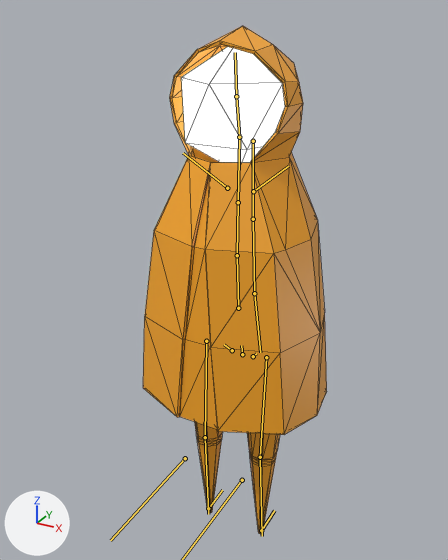
What one commit did to the glTF model game-jam-behavior-2025/assets/character/character_v1.glb.
Camera for both pictures: a 50 mm lens placed at (0.959, -1.842, 2.054), pointed at (-0.041, -0.023, 1.144). Lighting does not change. The marker at lower left points along +X, +Y and +Z. Both versions are drawn at frame 1 of the action 'JumpStart'; the numbers are the values there. The bones that bend it are drawn over the model as lines. Mesh edges are drawn as thin lines.
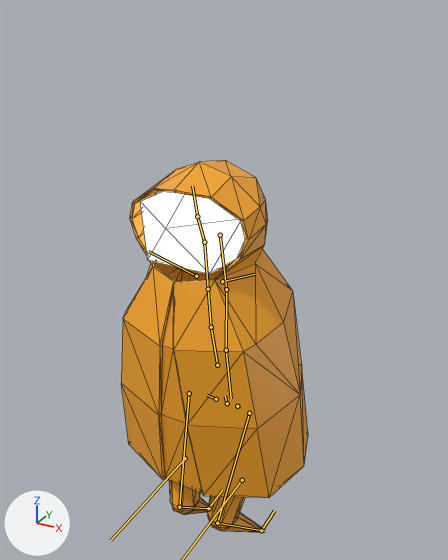
Scene script edits in JSON lines:
```json
{"block": "bone_spine", "where": "bone_spine = bpy.data.objects['metarig'].pose.bones['spine']"}
{"op": "set", "path": "bone_spine.location", "old": "(0.0, 0.0, 0.0)", "new": "(0.0, -0.128, 0.153)"}
{"op": "set", "path": "bone_spine.rotation_quaternion", "old": "(1.0, 0.0, 0.0, 0.0)", "new": "(0.997, 0.08, 0.0, 0.0)", "note": "degrees (0, 0, 0) -> degrees (9, 0, 0)"}
{"block": "bone_spine_001", "where": "bone_spine_001 = bpy.data.objects['metarig'].pose.bones['spine.001']  # child of 'spine'"}
{"op": "set", "path": "bone_spine_001.scale", "old": "(1.0, 1.0, 1.0)", "new": "(1.0, 0.84, 0.99)"}
{"block": "bone_spine_002", "where": "bone_spine_002 = bpy.data.objects['metarig'].pose.bones['spine.002']  # child of 'spine.001'"}
{"op": "set", "path": "bone_spine_002.scale", "old": "(1.0, 1.0, 1.0)", "new": "(1.0, 0.93, 1.0)"}
{"block": "bone_spine_007", "where": "bone_spine_007 = bpy.data.objects['metarig'].pose.bones['spine.007']  # child of 'spine.006'"}
{"op": "set", "path": "bone_spine_007.rotation_quaternion", "old": "(1.0, 0.0, 0.0, 0.0)", "new": "(0.995, -0.105, 0.0, 0.0)", "note": "degrees (0, 0, 0) -> degrees (-12, 0, 0)"}
{"block": "bone_thigh_l", "where": "bone_thigh_l = bpy.data.objects['metarig'].pose.bones['thigh.L']  # child of 'spine'"}
{"op": "set", "path": "bone_thigh_l.rotation_quaternion", "old": "(1.0, 0.0, 0.012, 0.001)", "new": "(0.972, -0.232, 0.019, 0.045)", "note": "degrees (0, 1, 0) -> degrees (-27, 3, 5)"}
{"block": "bone_shin_l", "where": "bone_shin_l = bpy.data.objects['metarig'].pose.bones['shin.L']  # child of 'thigh.L'"}
{"op": "set", "path": "bone_shin_l.rotation_quaternion", "old": "(1.0, 0.0, 0.0, 0.0)", "new": "(0.861, 0.503, 0.0, -0.078)", "note": "degrees (0, 0, 0) -> degrees (60, 4, -8)"}
{"block": "bone_thigh_r", "where": "bone_thigh_r = bpy.data.objects['metarig'].pose.bones['thigh.R']  # child of 'spine'"}
{"op": "set", "path": "bone_thigh_r.rotation_quaternion", "old": "(1.0, 0.0, -0.012, -0.001)", "new": "(0.972, -0.232, -0.019, -0.045)", "note": "degrees (0, -1, 0) -> degrees (-27, -3, -5)"}
{"block": "bone_shin_r", "where": "bone_shin_r = bpy.data.objects['metarig'].pose.bones['shin.R']  # child of 'thigh.R'"}
{"op": "set", "path": "bone_shin_r.rotation_quaternion", "old": "(1.0, 0.0, 0.0, 0.0)", "new": "(0.861, 0.503, 0.0, 0.078)", "note": "degrees (0, 0, 0) -> degrees (60, -4, 8)"}
```

Boxes [x1, y1, x2, y2] around the edits, measured in the pictures (448 x 560 px):
```json
{"object": "Cone", "change": "posed", "before": [143, 26, 327, 534], "after": [121, 160, 308, 533], "on screen": "27% shorter"}
{"object": "Cone.002", "change": "posed", "before": [181, 47, 285, 163], "after": [140, 191, 245, 274], "on screen": "28% shorter"}
{"bone": "spine", "before": "(242, 354) to (241, 345)", "after": "(227, 403) to (225, 396)"}
{"bone": "spine.001", "before": "(238, 308) to (237, 255)", "after": "(217, 365) to (211, 327)"}
{"bone": "spine.002", "before": "(237, 255) to (238, 202)", "after": "(211, 327) to (208, 289)"}
{"bone": "spine.007", "before": "(253, 219) to (254, 293)", "after": "(226, 289) to (226, 350)"}
{"bone": "thigh.L", "before": "(266, 357) to (260, 457)", "after": "(249, 413) to (217, 523)"}
{"bone": "shin.L", "before": "(260, 457) to (262, 536)", "after": "(217, 523) to (265, 531)"}
{"bone": "thigh.R", "before": "(206, 341) to (205, 437)", "after": "(189, 393) to (179, 507)"}
{"bone": "shin.R", "before": "(205, 437) to (208, 514)", "after": "(179, 507) to (210, 508)"}
```
